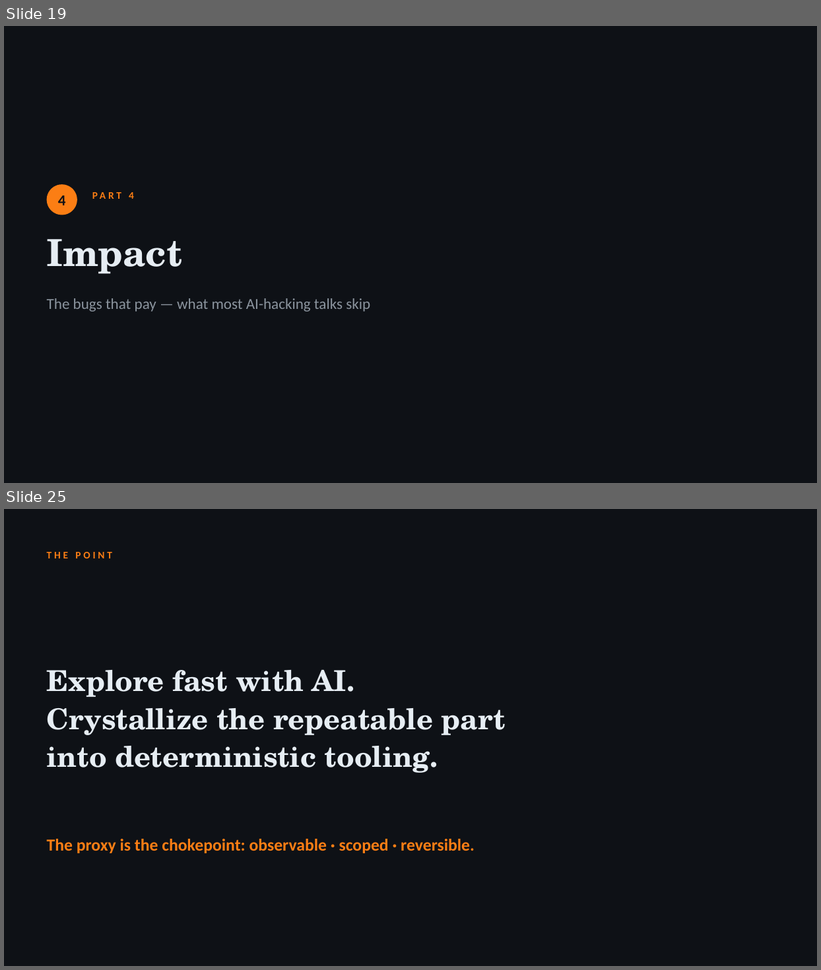
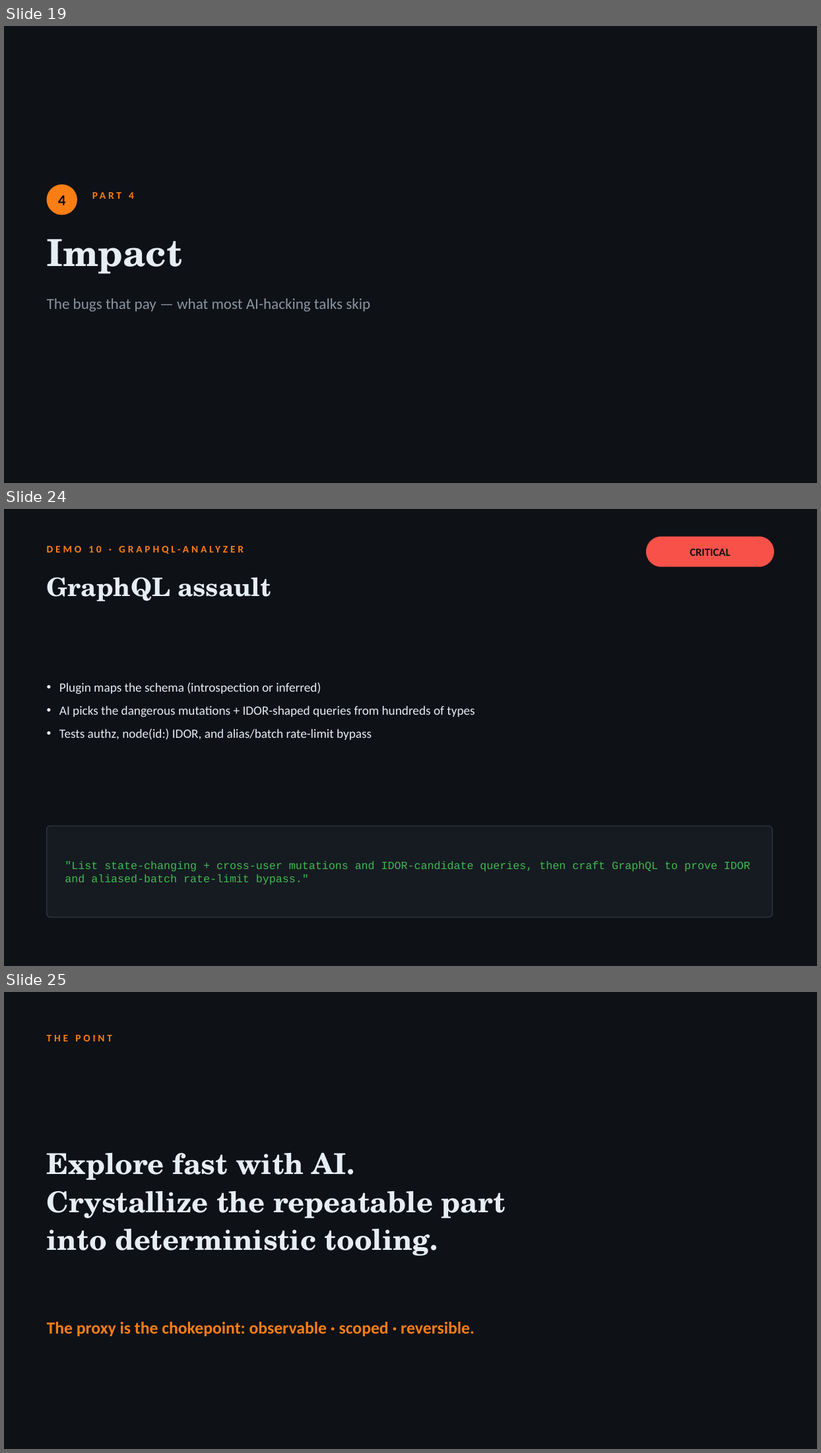
Before and after one commit to jaiswalakshansh/caido-ai-workshop, a slide deck: slides/your-ai-needs-a-proxy.pptx. Shown one above the other, each under a label of ours: slides 19 and 25 before the commit, slides 19, 24 and 25 after it; the slides between them are not shown. The pictures are 821x970 and 821x1453 pixels, drawn with LibreOffice and Linux fonts; fonts in the diff are those of the drawing. Boxes give left, top, right and bottom in pixels: in the first picture for what was removed or moved away, otherwise in the second. Text is boxed around its words. In the diff, an @@ line names an element or a change of style, - is before the commit and + after.

Commit message:
Replace demos 06-10 with real plugin-grounded workflows (AuthMatrix, ParamFinder, archive recon, gRPC/protobuf, GraphQL)

```diff
--- a/slides/your-ai-needs-a-proxy.pptx
+++ b/slides/your-ai-needs-a-proxy.pptx
@@ slide 24 added at (x1=4, y1=509, x2=817, y2=966), background #0E1116 @@
@@ text added at (x1=47, y1=539, x2=535, y2=558), 12 pt, text #FB7E14, bold @@
+DEMO 10 · GRAPHQL-ANALYZER
@@ rounded rectangle added at (x1=646, y1=537, x2=774, y2=567), fill #F85149 @@
@@ text added at (x1=690, y1=549, x2=730, y2=556), 13 pt, text #0E1116, bold @@
+CRITICAL
@@ text added at (x1=47, y1=577, x2=271, y2=601), 30 pt, text #E6EDF3, bold @@
+GraphQL assault
@@ text added at (x1=59, y1=683, x2=475, y2=740), 15 pt, text #E6EDF3 @@
+• Plugin maps the schema (introspection or inferred)
+• AI picks the dangerous mutations + IDOR-shaped queries from hundreds of types
+• Tests authz, node(id:) IDOR, and alias/batch rate-limit bypass
@@ rounded rectangle added at (x1=47, y1=826, x2=773, y2=918), fill #161B22, outline #30363D 1 pt @@
@@ text added at (x1=65, y1=861, x2=750, y2=885), 13 pt, text #3FB950 @@
+"List state-changing + cross-user mutations and IDOR-candidate queries, then craft GraphQL to prove IDOR and aliased-batch rate-limit bypass."
```
Also in this commit, not shown: 4 slides changed, 1 other slide added, 2 slides removed, 14 other files.
